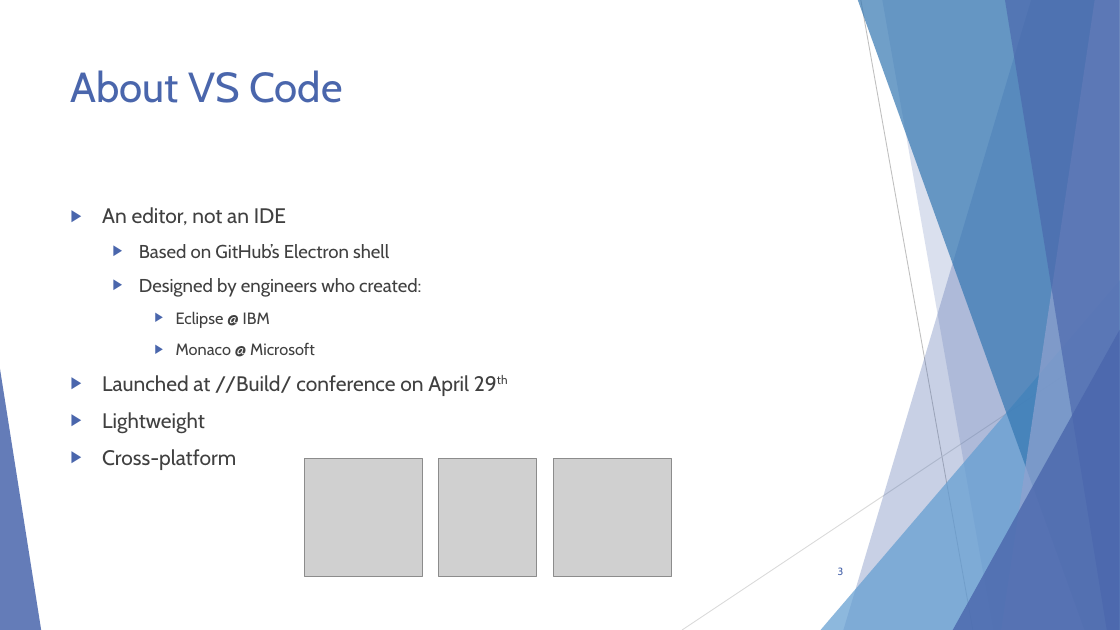
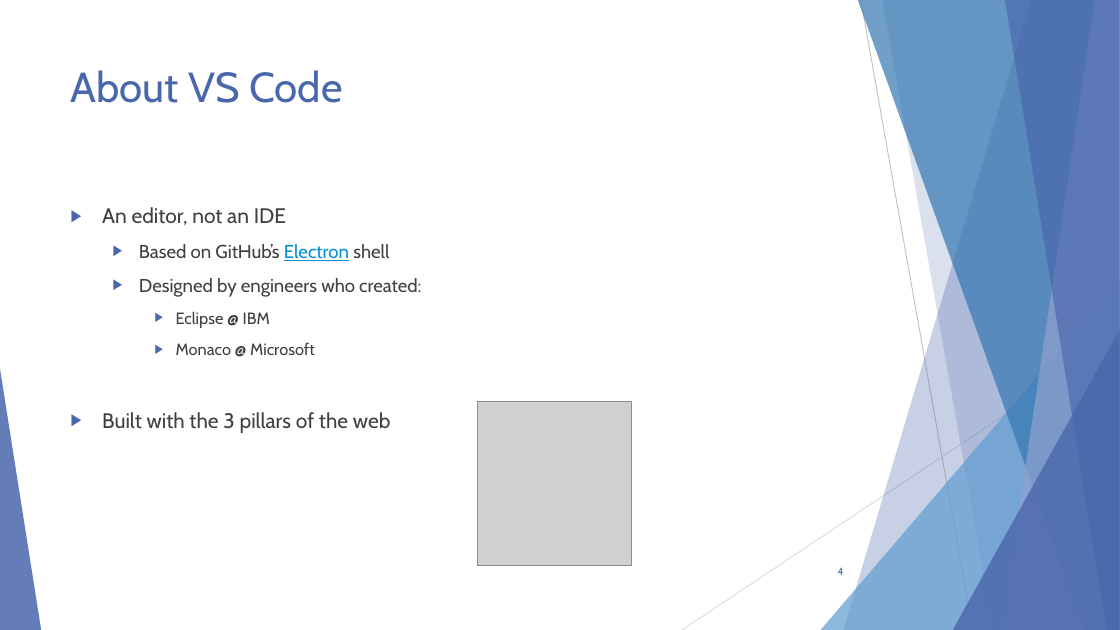
Before and after one commit to scottaddie/slide-decks, a slide deck: slide 4 of Intro to JavaScript Tooling in VS Code.pptx (slide 3 before the commit). Drawn at 1120x630 pixels with LibreOffice and Linux fonts; fonts in the diff are those of the drawing; grey boxes stand for pictures. Boxes give left, top, right and bottom in pixels: in the first picture for what was removed or moved away, otherwise in the second. Text is boxed around its words. In the diff, an @@ line names an element or a change of style, - is before the commit and + after.

Commit message:
Added more slides

```diff
--- a/Intro to JavaScript Tooling in VS Code.pptx
+++ b/Intro to JavaScript Tooling in VS Code.pptx
@@ text at bbox=[139, 244, 389, 261]: text colour #404040 to #038FD6, underline on in "Electron" @@
@@ text at bbox=[102, 412, 391, 433]: text changed @@
-▶ Launched at //Build/ conference on April 29th
-▶ Lightweight
-▶ Cross-platform
+▶ Built with the 3 pillars of the web
@@ picture added at bbox=[477, 402, 631, 565] @@
@@ picture removed at bbox=[305, 459, 423, 576] @@
@@ picture removed at bbox=[439, 459, 537, 576] @@
@@ picture removed at bbox=[554, 459, 671, 576] @@
@@ page number at bbox=[838, 567, 844, 575]: text changed @@
-3
+4
```
Also in this commit, not shown: 2 slides added.
